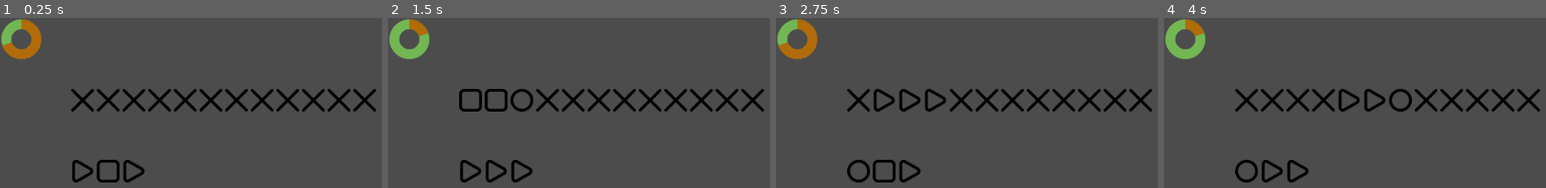
Above: before the commit, frames 1-4 (left to right).
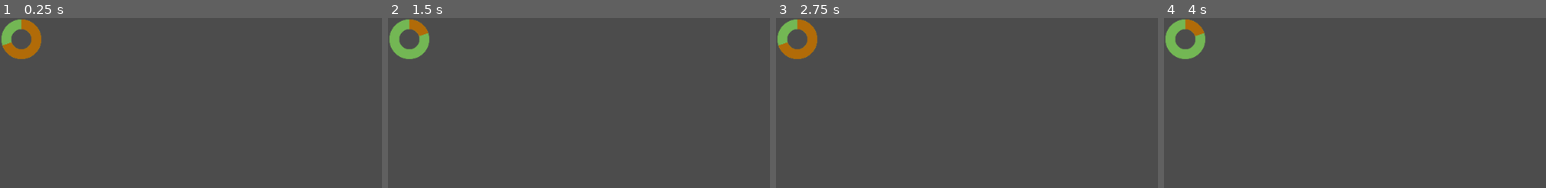
Above: after the commit, the same moments.

Repository: Pe3Hu/toihoia
Game: Godot game, scene res://scenes/Game.tscn
Same seed, same stepped clock (60 frames per second), same inputs: the game is played once before the commit and once after it.
Inputs (mouse positions are in pixels of both pictures, inside the frame that each line leads up to):
- Up to frame 1 (0.25 s): no input
- Up to frame 2 (1.5 s): click (472, 99) at 0.52 s; click (494, 99) at 1.27 s
- Up to frame 3 (2.75 s): click (936, 99) at 2.02 s
- Up to frame 4 (4 s): click (1347, 99) at 2.77 s; click (1297, 99) at 3.52 s

The runs differ from the first frame. In frame 1, 4.3% of the frame differs, in the area x 18-99%, y 41-97%; in frame 2, 4.4%; in frame 3, 4.5%; in frame 4, 4.4%.

Commit message:
version 0.001
1. Ruin, Zone, Monster class added

Diff:
--- a/project.godot
+++ b/project.godot
@@ -25,4 +25,4 @@
 
 [rendering]
 
-environment/default_environment="res://default_env.tres"
+environment/default_environment="res://assets/default_env.tres"
--- a/scenes/Game.tscn
+++ b/scenes/Game.tscn
@@ -24,12 +24,14 @@
 tint_progress = Color( 0.964706, 0.584314, 0.0470588, 1 )
 
 [node name="ChampionPanel" parent="." instance=ExtResource( 3 )]
+visible = false
 margin_left = 100.0
 margin_top = 100.0
 margin_right = -924.0
 margin_bottom = -500.0
 
 [node name="Action" type="HBoxContainer" parent="."]
+visible = false
 margin_left = 100.0
 margin_top = 200.0
 margin_right = 100.0
--- a/scripts/Classes.gd
+++ b/scripts/Classes.gd
@@ -1 +1,168 @@
 extends Node
+
+
+class Champion:
+	var number = {}
+	var string = {}
+	var array = {}
+	var list = {}
+	var flag = {}
+	var stats = {}
+
+	func _init():
+		number.index = Global.list.primary_key.champion
+		Global.list.primary_key.champion += 1
+		array.argument = []
+
+		var input = {}
+		input.name = "Art"
+		var argument = Classes.Argument.new(input)
+		array.argument.append(argument)
+		input.name = "Expansion"
+		argument = Classes.Argument.new(input)
+		array.argument.append(argument)
+		input.name = "Storm"
+		argument = Classes.Argument.new(input)
+		array.argument.append(argument)
+
+class Worker:
+	var number = {}
+	var string = {}
+	var array = {}
+	var list = {}
+	var flag = {}
+	var stats = {}
+
+	func _init(input_):
+		number.index = input_.index
+
+class Argument:
+	var number = {}
+	var string = {}
+
+	func _init(input_):
+		string.name = input_.name
+		number.stage = 0
+
+class Ruin:
+	var number = {}
+	var string = {}
+	var array = {}
+	var list = {}
+	var flag = {}
+
+	func _init(input_):
+		number.index = Global.list.primary_key.ruin
+		Global.list.primary_key.ruin += 1
+
+		string.type = input_.type
+		number.rank = input_.rank
+		number.difficulty = Global.array.sequence["A000124"][number.rank]
+		print("%",number.difficulty)
+		init_zones()
+
+	func init_zones():
+		array.zone = []
+		var pool = number.difficulty
+
+		while pool > 0:
+			var options = []
+			var max_i = 0
+			var index_i
+
+			while Global.array.sequence["A000040"][max_i+1] <= pool:
+				max_i += 1
+
+			if max_i > 0:
+				for _i in max_i:
+					for _j in max_i - _i:
+						options.append(_i)
+
+				print("$",max_i, options,pool)
+				randomize()
+				options.shuffle()
+				Global.rng.randomize()
+				var index_r = Global.rng.randi_range(0, options.size()-1)
+				index_i = options[index_r]
+			else:
+				index_i = 0
+
+			var input = {}
+			input.difficulty = Global.array.sequence["A000040"][index_i]
+			input.rank = number.rank
+			input.ruin = self
+			pool -= input.difficulty
+			print("@",input.difficulty, "=", pool)
+			var zone = Classes.Zone.new(input)
+			array.zone.append(zone)
+
+class Zone:
+	var number = {}
+	var array = {}
+	var obj = {}
+
+	func _init(input_):
+		number.index = Global.list.primary_key.zone
+		Global.list.primary_key.zone += 1
+
+		number.rank = input_.rank
+		number.difficulty = input_.difficulty
+		obj.ruin = input_.ruin
+		init_monsters()
+
+	func init_monsters():
+		array.monster = []
+
+		var pool = number.difficulty
+
+		while pool > 0:
+			var options = []
+
+			for _i in Global.array.pool.zone[number.rank].size():
+				var threat = Global.array.pool.zone[number.rank][_i]
+				var max_i = min(Global.array.pool.zone[number.rank].back(), pool)
+
+				if threat <= pool:
+					#print(threat, "-", pool)
+					for _j in pow(max_i-_i, 2):
+						options.append(threat)
+
+			#print(options)
+			randomize()
+			options.shuffle()
+			Global.rng.randomize()
+			var index_i = Global.rng.randi_range(0, options.size()-1)
+
+			var input = {}
+			input.echelon = options[index_i]
+			input.zone = self
+			var monster = Classes.Monster.new(input)
+			Global.array.monster.append(monster)
+			pool -= options[index_i]
+			print(monster.number)
+
+class Monster:
+	var number = {}
+	var obj = {}
+
+	func _init(input_):
+		number.index = Global.list.primary_key.monster
+		Global.list.primary_key.monster += 1
+
+		number.echelon = input_.echelon
+		obj.zone = input_.zone
+		attach_to_ruin()
+
+	func attach_to_ruin():
+		match obj.zone.obj.ruin.string.type:
+			"Basic":
+				number.hp = pow(number.echelon, 2)
+				number.threat = number.echelon
+				number.worth = pow(number.echelon, 2)
+
+
+class Loot:
+	var number = {}
+
+	func _init(input_):
+		pass
--- a/scripts/Game.gd
+++ b/scripts/Game.gd
@@ -7,11 +7,22 @@
 var cross_texture = load("res://assets/icons/uicons/cross.png")
 
 func _ready():
-	generate_action()
-	set_ui()
-	pass
+	#generate_action()
+	init_champions()
+	init_ruins()
 
-func set_ui():
+func init_champions():
+	var champion = Classes.Champion.new()
+	Global.array.champion.append(champion)
+
+func init_ruins():
+	var input = {}
+	input.rank = 0
+	input.type = "Basic"
+	var ruin = Classes.Ruin.new(input)
+	Global.array.ruin.append(ruin)
+
+func init_monsters():
 	pass
 
 func generate_action():
@@ -30,7 +41,6 @@
 				node.set_texture(triangle_texture)
 
 func _input(event):
-
 	if event is InputEventMouseButton:
 		if Global.flag.generate:
 			generate_action()
@@ -44,7 +54,6 @@
 			var button = get_node(button_path)
 			if Global.array.button.response[0][_i] != "Pressed":
 				Global.array.button.response[0][_i] = "Normal"
-
 
 			if button.is_hovered():
 				var flag = _i < Global.array.button.response[0].size()-2
@@ -67,8 +76,6 @@
 						hovered_button.set_disabled_texture(parent_node.texture)
 						Global.array.button.response[0][_i] = "Disabled"
 
-
-
 func _process(delta):
 	pass
 
--- a/scripts/Global.gd
+++ b/scripts/Global.gd
@@ -20,6 +20,10 @@
 func init_primary_key():
 	list.primary_key = {}
 	list.primary_key.encounter = 0
+	list.primary_key.champion = 0
+	list.primary_key.ruin = 0
+	list.primary_key.zone = 0
+	list.primary_key.monster = 0
 
 func init_list():
 	init_window_size()
@@ -32,6 +36,23 @@
 
 	for _i in 12:
 		array.button.response[0].append("Normal")
+
+	array.champion = []
+	array.ruin = []
+	array.monster = []
+
+	array.pool = {}
+	array.pool.zone = [
+		[1, 2, 3],
+		[1, 2, 3, 4],
+		[2, 3, 4],
+		[2, 3, 4, 5]
+	]
+
+
+	array.sequence = {}
+	array.sequence["A000040"] = [2, 3, 5, 7, 11, 13, 17, 19, 23, 29]
+	array.sequence["A000124"] = [7, 11, 16, 22, 29, 37, 46, 56, 67, 79, 92, 106, 121, 137, 154, 172, 191, 211]
 
 func init_scene():
 	pass
@@ -47,6 +68,8 @@
 func init_data():
 	data.size = {}
 	data.size.bar = Vector2(91,30)
+	data.monster = {}
+	data.monster.n = 4
 
 func init_flag():
 	flag.ready = false
Renamed: default_env.tres -> assets/default_env.tres
